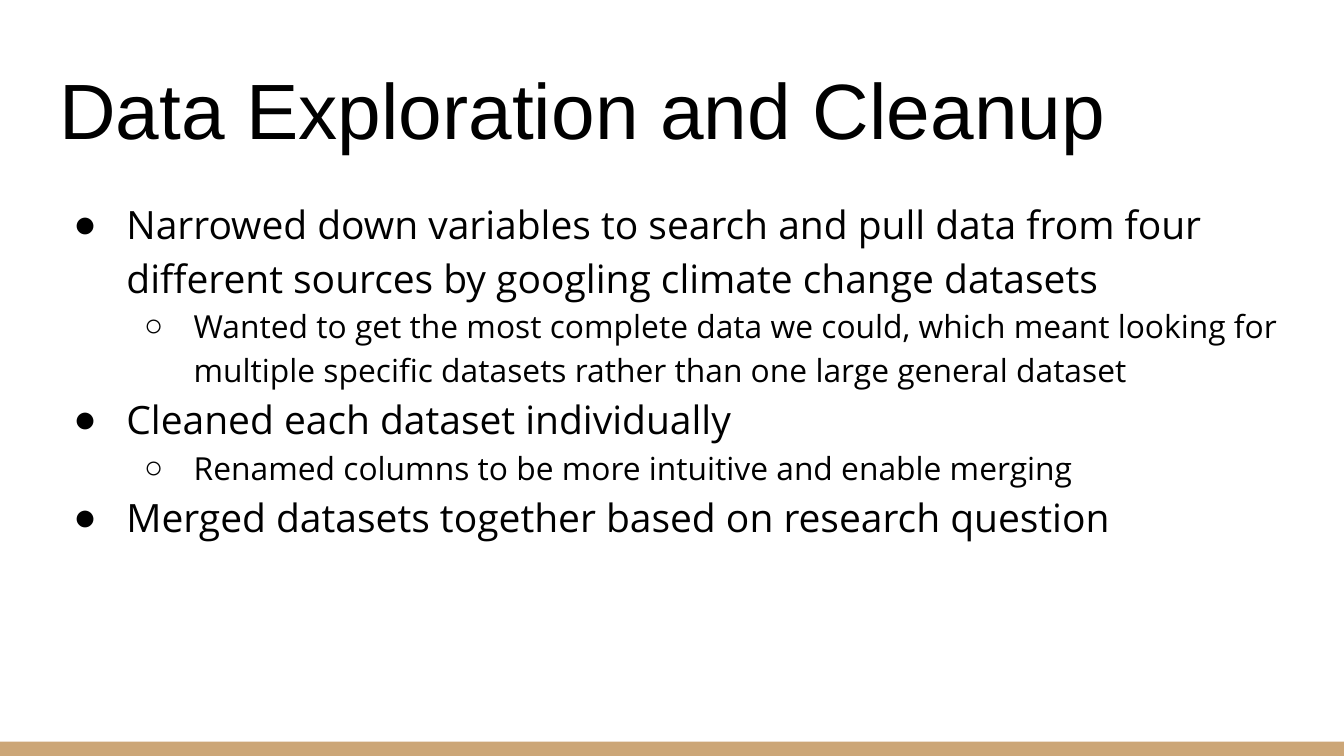
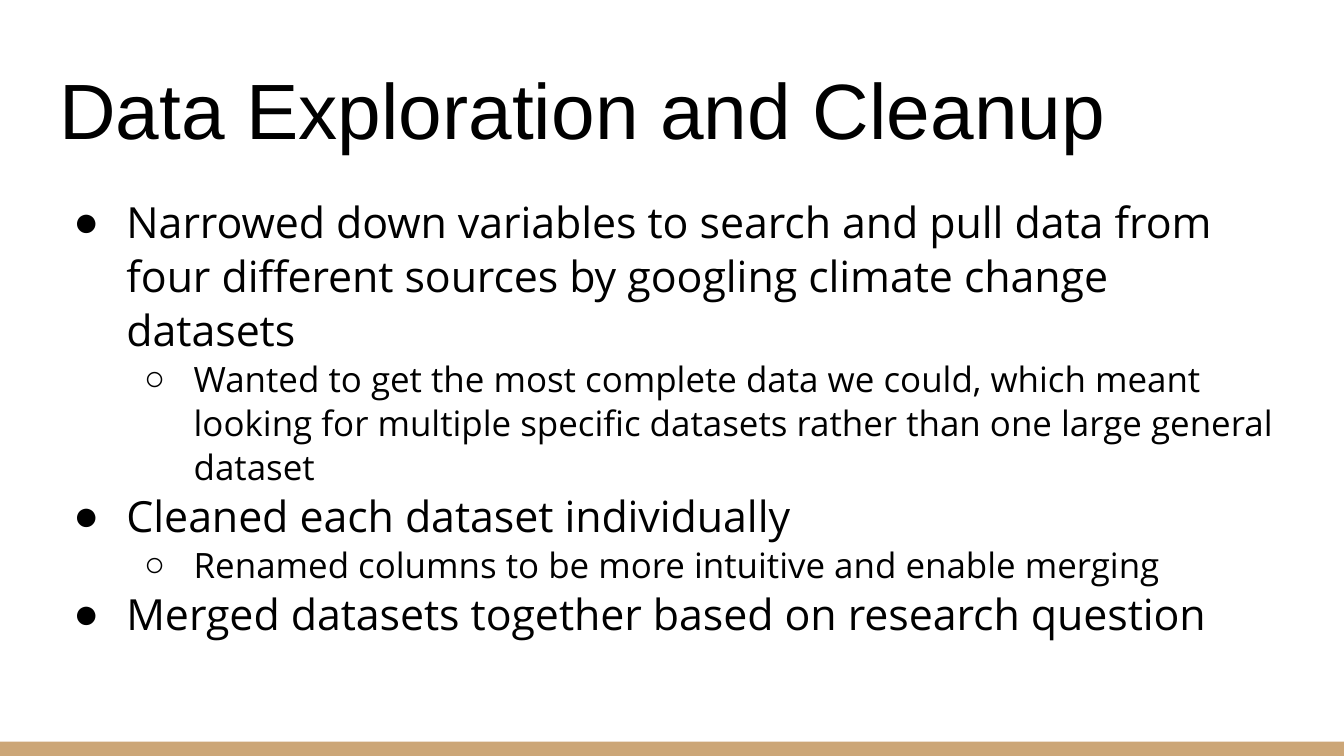
Before and after one commit to moriahtaylor1/climate-change-analysis, a slide deck: slide 4 of CLIMATE CHANGE.pptx. Drawn at 1344x756 pixels with LibreOffice and Linux fonts; fonts in the diff are those of the drawing. Boxes give left, top, right and bottom in pixels: in the first picture for what was removed or moved away, otherwise in the second. Text is boxed around its words. In the diff, an @@ line names an element or a change of style, - is before the commit and + after.

```diff
--- a/CLIMATE CHANGE.pptx
+++ b/CLIMATE CHANGE.pptx
@@ text "Narrowed down variables to search ..." at (126,205,1273,641): size 20.9 to 22.9 pt in "Narrowed down variables to search and pull ...", "Cleaned each dataset individually", "Merged datasets together based on research question"; size 17.1 to 18.7 pt in "Wanted to get the most complete data ...", "Renamed columns to be more intuitive and ..."; line spacing 1.15 to 1.05 @@
```
Also in this commit, not shown: 4 other slides changed.
